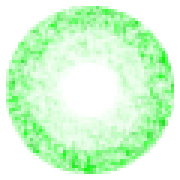
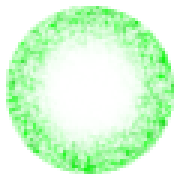
Revision of a layered w=180, h=180 image; what changed, layer by layer:
painted on "Background" over bbox(18, 18, 162, 162)
